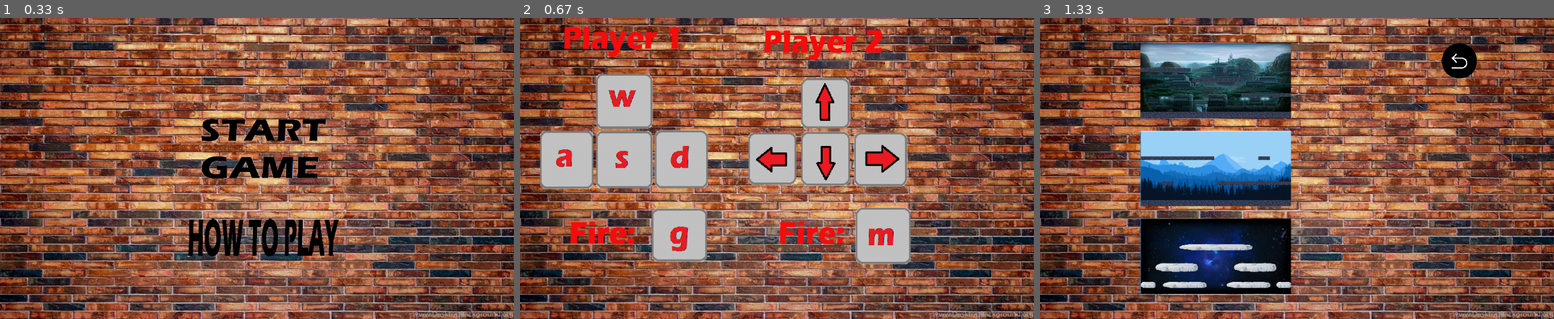
Above: before the commit, frames 1-3 (left to right).
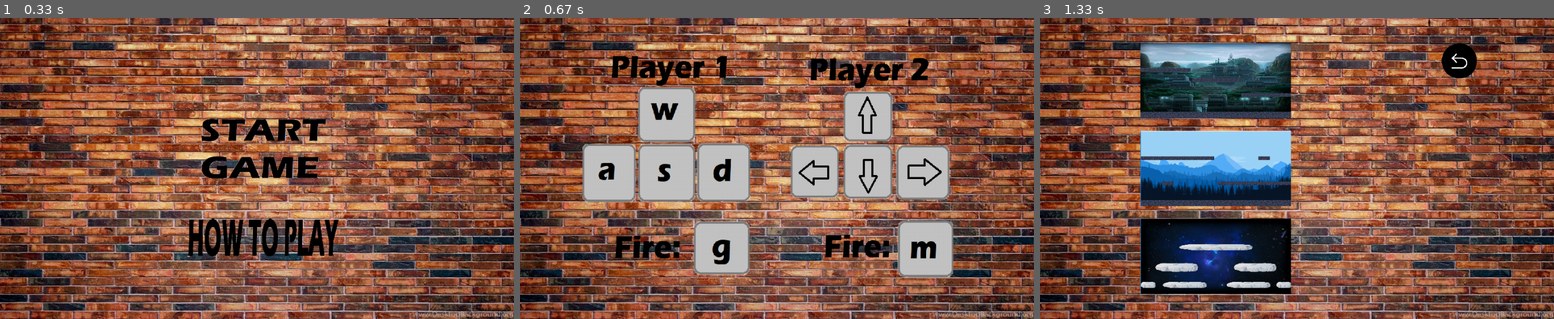
Above: after the commit, the same moments.

Repository: Kaisa1906/Pygame
Game: pygame game, started from Game.py
Two runs of this game, one before a commit and one after it. Both use one fixed random seed, a clock stepped at 60 frames per second and the inputs below.
Inputs (mouse positions are in pixels of both pictures, inside the frame that each line leads up to):
- Up to frame 1 (0.33 s): no input
- Up to frame 2 (0.67 s): click (782, 237) at 0.38 s
- Up to frame 3 (1.33 s): hold Right 0.67-1.13 s; move the mouse to (1276, 180) at 0.7 s; click (1302, 147) at 1.22 s

Frame 1 is identical in both runs. In frame 2, 30% of the frame differs, in the area x 3-85%, y 2-87%; in frame 3, nothing differs.

Commit message:
Добавил музыку и звуки

Diff:
--- a/Game.py
+++ b/Game.py
@@ -1,6 +1,15 @@
 import pygame
 import os
 from random import choice
+
+mus = None
+def music(sound, where):
+    global mus
+    mus = where
+    pygame.mixer.music.stop()
+    pygame.mixer.music.load(sound)
+    pygame.mixer.music.set_volume(0.2)
+    pygame.mixer.music.play(-1)
 
 
 def load_image(name, colorkey=None):
@@ -24,6 +33,7 @@
     fon.rect = fon.image.get_rect()
     fon.rect.x, fon.rect.y = 0, 0
     all_sprites.add(fon)
+    guns_sprites.empty()
     won = pygame.sprite.Sprite()
     if l1 == 0:
         won.image = pygame.transform.scale(load_image('player1_won.png'), (400, 80))
@@ -62,9 +72,9 @@
     fon.rect.x, fon.rect.y = 0, 0
     level_sprites.add(fon)
     button = pygame.sprite.Sprite()
-    button.image = pygame.transform.scale(load_image('main_window/teach2.png'), (800, 500))
+    button.image = pygame.transform.scale(load_image('main_window/teach.png'), (800, 500))
     button.rect = button.image.get_rect()
-    button.rect.x, button.rect.y = 0, 0
+    button.rect.x, button.rect.y = 100, 50
     buttons2 = pygame.sprite.Group()
     buttons2.add(button)
     run = True
@@ -127,6 +137,8 @@
     global running
     if not running:
         return
+    if mus != 'menu':
+        music(choice(music_for_menu), 'menu')
     button_sprites.empty()
     fon = pygame.sprite.Sprite()
     fon.image = pygame.transform.scale(load_image('level_test_fon.jpg'), (1024, 600))
@@ -183,6 +195,26 @@
 
 
 pygame.init()
+pygame.mixer.init()
+#Music time
+music_for_fight = []
+music_for_menu = []
+music_for_fight.append('data/music/Мелодия 1.wav')
+music_for_menu.append('data/music/Мелодия 9.wav')
+music_for_fight.append('data/music/Мелодия 12.wav')
+music_for_menu.append('data/music/Мелодия 14.wav')
+music_for_fight.append('data/music/Мелодия 15.wav')
+music_for_menu.append('data/music/Мелодия 17.wav')
+music_for_menu.append('data/music/Мелодия 18.wav')
+music_for_menu.append('data/music/Мелодия 19.wav')
+minibullet = pygame.mixer.Sound('data/music/minibullet.wav')
+pistol = pygame.mixer.Sound('data/music/pistol.wav')
+new_weapon = pygame.mixer.Sound('data/music/new_weapon.wav')
+gun = pygame.mixer.Sound('data/music/sniper.wav')
+sniper = pygame.mixer.Sound('data/music/gun.wav')
+
+
+
 size = width, height = 1024, 600
 screen = pygame.display.set_mode(size)
 all_sprites = pygame.sprite.Group()  # все спрайты, которые рисуются первым планом, типо игроков, коробок и т.п.
@@ -302,7 +334,7 @@
         if self.rect.y > 1300:
             self.rect.x, self.rect.y = choice(range(900)), self.pos[1]
             self.lives -= 1
-            self.swap_weapon(gun=False)
+            self.swap_weapon(gun=False, death=True)
 
         if pygame.sprite.spritecollideany(self, box_sprites):
             box = pygame.sprite.spritecollideany(self, box_sprites)
@@ -312,7 +344,9 @@
             self.swap_weapon(gun=False)
             self.ammo = self.weapon.ammo
 
-    def swap_weapon(self, box=False, gun=True):
+    def swap_weapon(self, box=False, gun=True, death=False):
+        if not death:
+            pygame.mixer.Sound.play(new_weapon)
         self.weapon.gun.kill()
         if not gun:
             self.weapon = Pistol(self)
@@ -495,6 +529,7 @@
 
     def shot(self):
         if self.kd == 0:
+            pygame.mixer.Sound.play(pistol)
             self.bullet = Minibullet(self.side, self.gun.rect.x, self.gun.rect.y, 'Pistol')
             self.player.bullets.append(self.bullet)
             self.kd = 100
@@ -526,6 +561,7 @@
 
     def shot(self):
         if self.kd == 0:
+            pygame.mixer.Sound.play(gun)
             self.bullet = Mediumbullet(self.side, self.gun.rect.x, self.gun.rect.y)
             self.player.bullets.append(self.bullet)
             self.kd = 60
@@ -558,6 +594,7 @@
 
     def shot(self):
         if self.kd == 0:
+            pygame.mixer.Sound.play(sniper)
             self.bullet = SniperBullet(self.side, self.gun.rect.x, self.gun.rect.y)
             self.player.bullets.append(self.bullet)
             self.kd = 175
@@ -592,6 +629,7 @@
         if self.kd == 0:
             self.bullet = Minibullet(self.side, self.gun.rect.x, self.gun.rect.y, 'mp5')
             self.player.bullets.append(self.bullet)
+            pygame.mixer.Sound.play(minibullet)
             self.kd = 35
             self.player.ammo -= 1
 
@@ -746,6 +784,9 @@
 
 
 while running:
+    if mus != 'fight':
+        pygame.mixer.music.stop()
+        music(choice(music_for_fight), 'fight')
     all_sprites.empty()  # все спрайты, которые рисуются первым планом, типо игроков, коробок и т.п.
     level_sprites.empty()   # тут меня только фон
     platform_sprites.empty()   # платформы все
